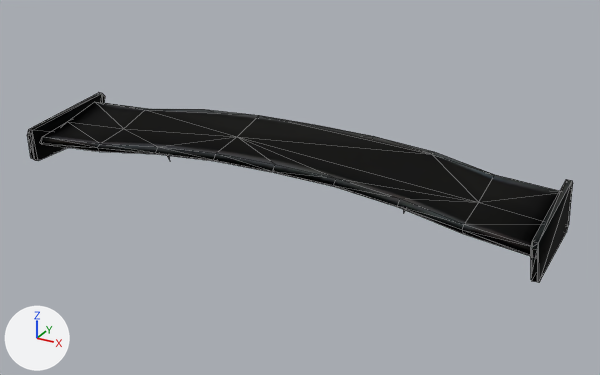
Renders of the glTF model public/models/parts/blitz-rear_spoiler.glb from each side of a commit.
Before and after are seen from a 50 mm lens placed at (1.076, -1.844, 0.94), pointed at (0.05, 0.021, 0.008). Every picture has the same lights, and +X, +Y and +Z are marked at lower left. The first picture is the older version. Mesh edges are drawn as thin lines. Vertices at exactly the same position are counted once.

Names of what the first picture shows: 'Root'.
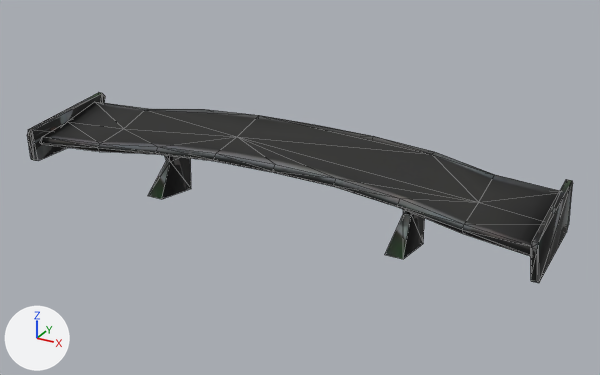
The newer file is also turned or shifted as a whole; pictures and numbers use the older file's frame.

Where the change shows, as pixel boxes (x1, y1, x2, y2) in the pictures (600 x 375 px):
'Root', surface changed, reshaped (lighter): (27, 93, 573, 283) in both
part 1 of me_mesh, added: after (27, 135, 37, 161)
part 2 of me_mesh, added: after (148, 155, 425, 259)
part 3 of me_mesh, added: after (531, 254, 539, 283)
part 4 of me_mesh, surface changed (lighter): (27, 93, 573, 282) in both

The change, as a diff of the scene's bpy script:
```diff
--- a/public/models/parts/blitz-rear_spoiler.glb.py
+++ b/public/models/parts/blitz-rear_spoiler.glb.py
@@ img_spoileratlas_wing @@
+img_spoileratlas_wing = load_image('SpoilerAtlas_wing', '_unpacked/SpoilerAtlas_wing', 512, 512, 'sRGB')
@@ mat_spoiler @@
 mat_spoiler = principled_material('Spoiler')
-mat_spoiler.texture = img_tripo_base_color_480e5181_1a2e_46b1_bfca_ab60a7ae9b25
-mat_spoiler.metallic = 1.0
-mat_spoiler.roughness = 1.0
+mat_spoiler.texture = img_spoileratlas_wing
+mat_spoiler.roughness = 0.9
@@ me_mesh @@
 # used by ob_root; location = (0.0, 0.0, 0.0)
 # verts and faces of me_mesh; kept vertices keep their numbers, new ones are numbered from 103
 # before: 1 (-0.76, -0.17, 0.0) at pixel (34, 160), 2 (-0.76, -0.19, 0.01) at pixel (30, 158), 3 (-0.75, -0.2, 0.09) at pixel (27, 134), 4 (-0.75, -0.17, 0.0) at pixel (38, 160), 5 (-0.75, -0.18, 0.01) at pixel (34, 160)
 # before: 8 (-0.74, -0.19, 0.01) at pixel (34, 159)
 # before: 87 (0.75, -0.19, 0.01) at pixel (530, 279), 89 (0.74, -0.19, 0.11) at pixel (532, 241), 90 (0.76, -0.2, 0.09) at pixel (537, 249), 92 (0.76, -0.17, 0.0) at pixel (539, 282), 93 (0.75, -0.18, 0.01) at pixel (531, 281)
 # before: 94 (0.76, -0.19, 0.01) at pixel (537, 281)
-me_mesh.from_pydata(...)  # 103 vertices, 166 faces; spans x -0.76..0.76, y -0.2..0.2, z 0.0..0.14
+me_mesh.from_pydata(...)  # 117 vertices, 214 faces; spans x -0.76..0.76, y -0.2..0.2, z -0.09..0.14
+# me_mesh part 1
+verts[111] = (-0.76, -0.18, 0.01)  # pixel (31, 159)
+faces += [(1, 111, 2), (2, 111, 5), (2, 5, 8), (2, 8, 3), (1, 5, 111), (4, 8, 5)]
+# me_mesh part 2
+# 12 vertices are added at x -0.4..0.41, y -0.09..0.12, z -0.09..0.01
+# 36 new faces join them
+# me_mesh part 3
+verts[112] = (0.76, -0.18, 0.01)  # pixel (537, 282)
+faces += [(87, 93, 94), (87, 89, 93), (87, 94, 90), (93, 112, 94), (92, 112, 93), (92, 94, 112)]
+# me_mesh part 4: 165 kept faces spanning x -0.76..0.76, y -0.2..0.2, z 0.0..0.14 get new texture (UV) coordinates
 me_mesh.materials.append(mat_spoiler)
```
